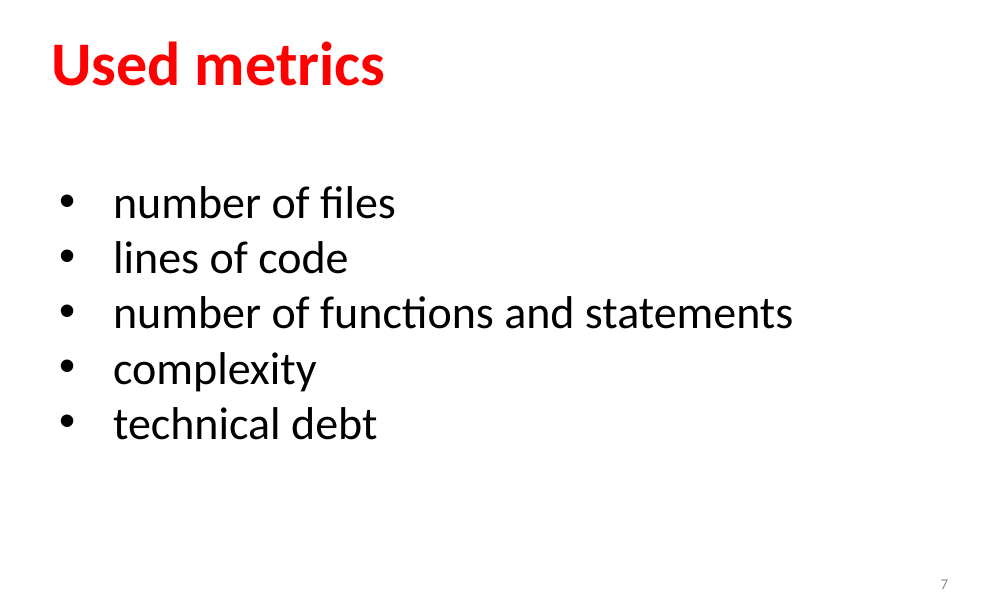
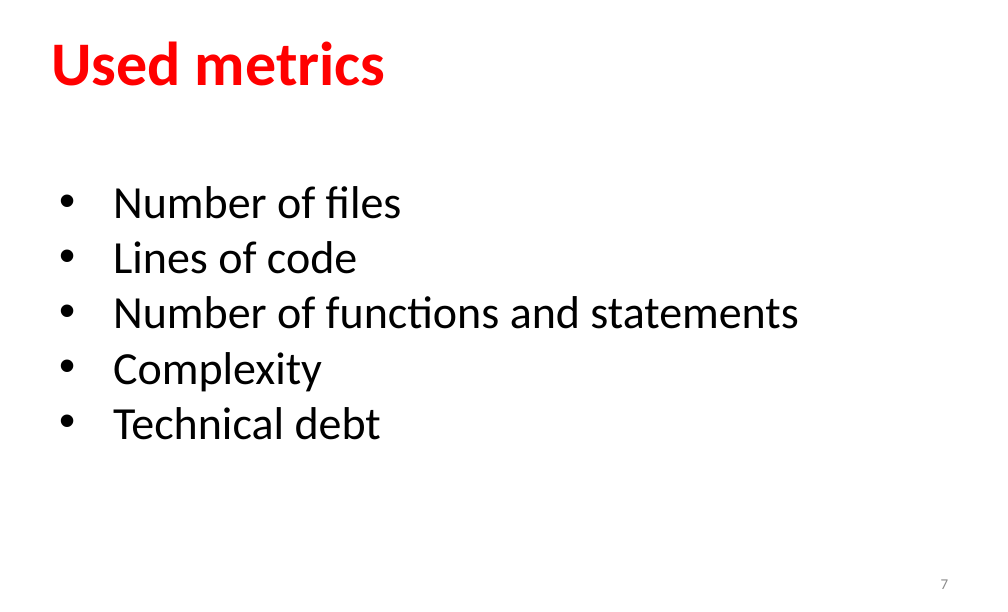
Before and after one commit to sshishe/js-evolution, a slide deck: slide 7 of presentation.pptx. Drawn at 1008x612 pixels with LibreOffice and Linux fonts; fonts in the diff are those of the drawing. Boxes give left, top, right and bottom in pixels: in the first picture for what was removed or moved away, otherwise in the second. Text is boxed around its words. In the diff, an @@ line names an element or a change of style, - is before the commit and + after.

```diff
--- a/presentation.pptx
+++ b/presentation.pptx
@@ text at [113, 186, 798, 440]: text changed @@
-• number of files
-• lines of code
-• number of functions and statements
-• complexity
-• technical debt
+• Number of files
+• Lines of code
+• Number of functions and statements
+• Complexity
+• Technical debt
```
Also in this commit, not shown: 3 other slides changed, 2 slides removed.
